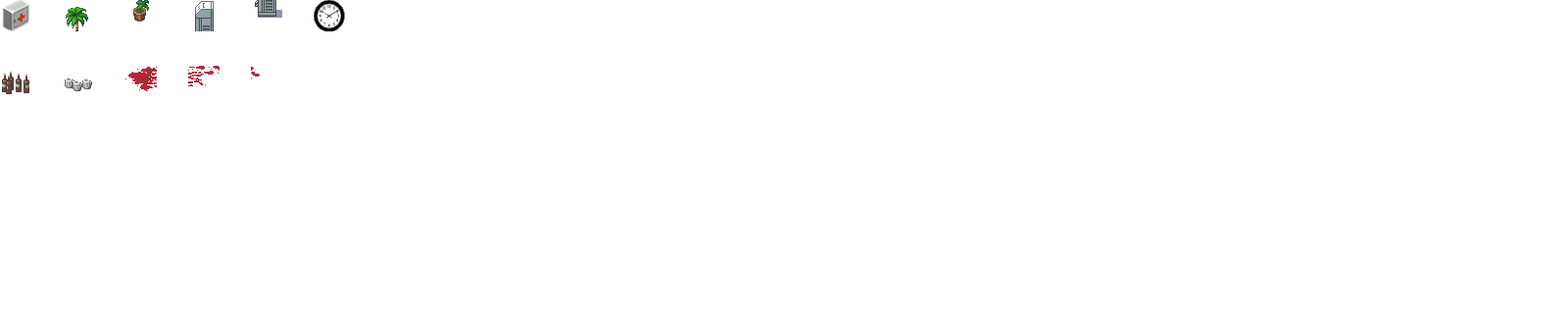
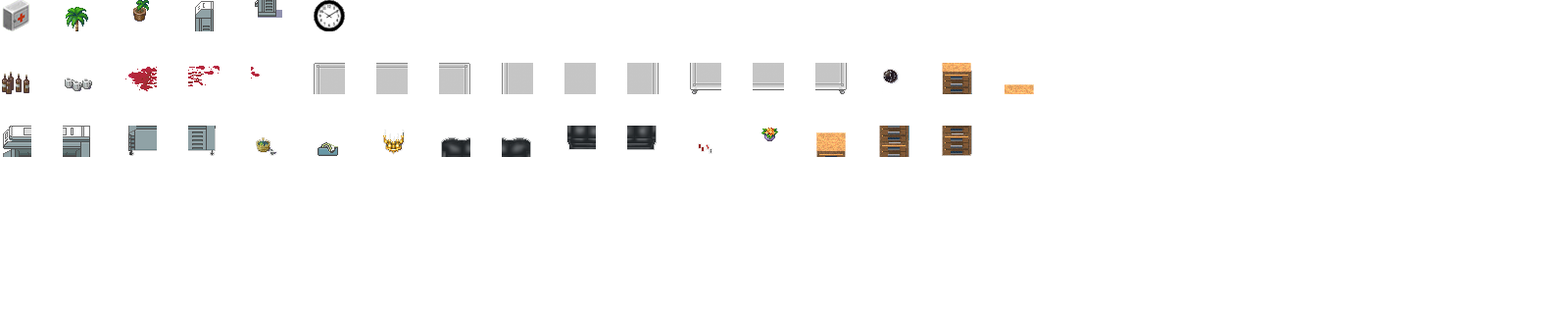
Before/after of a 1568 × 314 layered artwork. What changed in the layer stack:
added layer "pedestal 2" above "pedestal" over [1004, 84, 1034, 95]
added layer "pedestal" above "clock 2" over [941, 62, 973, 95]
added layer "cabinet 3" above "cabinet 2" over [941, 125, 973, 156]
added layer "cabinet 2" above "cabinet 1" over [879, 125, 910, 157]
added layer "cabinet 1" above "pot of flowers" over [816, 132, 846, 157]
added layer "sofa 4" above "sofa 3" over [627, 125, 657, 150]
added layer "sofa 3" above "sofa 2" over [566, 125, 596, 150]
added layer "sofa 2" above "sofa 1" over [501, 137, 532, 157]
added layer "sofa 1" above "candleabra" over [441, 137, 471, 157]
added layer "candleabra" above "tape dispenser" over [383, 129, 405, 155]
added layer "crown" above "lg copier 4" over [255, 137, 278, 156]
added layer "lg copier 4" above "lg copier 3" over [188, 125, 216, 156]
added layer "lg copier 3" above "lg copier 2" over [128, 125, 157, 156]
added layer "lg copier 2" above "lg copier 1" over [62, 125, 91, 157]
added layer "lg copier 1" above "desk 9" over [2, 125, 32, 157]
added layer "desk 9" above "desk 8" over [815, 62, 847, 95]
added layer "desk 8" above "desk 7" over [752, 62, 784, 91]
added layer "desk 7" above "desk 6" over [689, 62, 722, 95]
added layer "desk 6" above "desk 5" over [627, 62, 659, 95]
added layer "desk 5" above "desk 4" over [564, 62, 596, 95]
added layer "desk 4" above "desk 3" over [501, 62, 534, 95]
added layer "desk 3" above "desk 2" over [439, 62, 471, 95]
added layer "desk 2" above "desk 1" over [376, 62, 408, 95]
added layer "desk 1" above "blood splat 3" over [313, 62, 345, 95]
…and 4 more changes (4 added)
